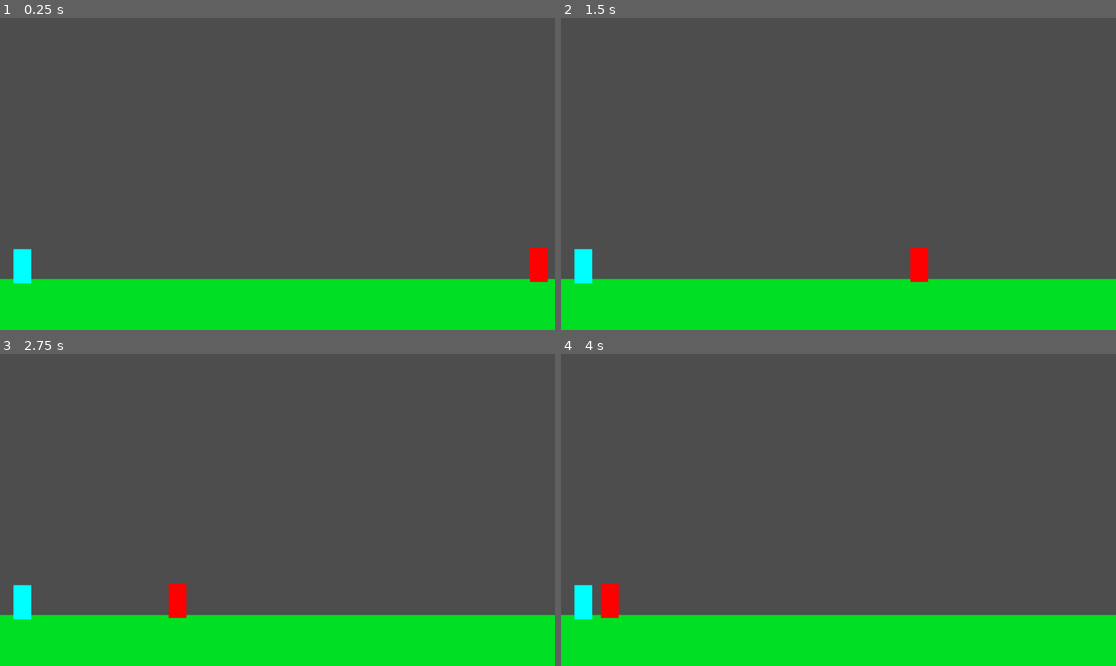
Above: before the commit, frames 1-4 (two rows, left to right).
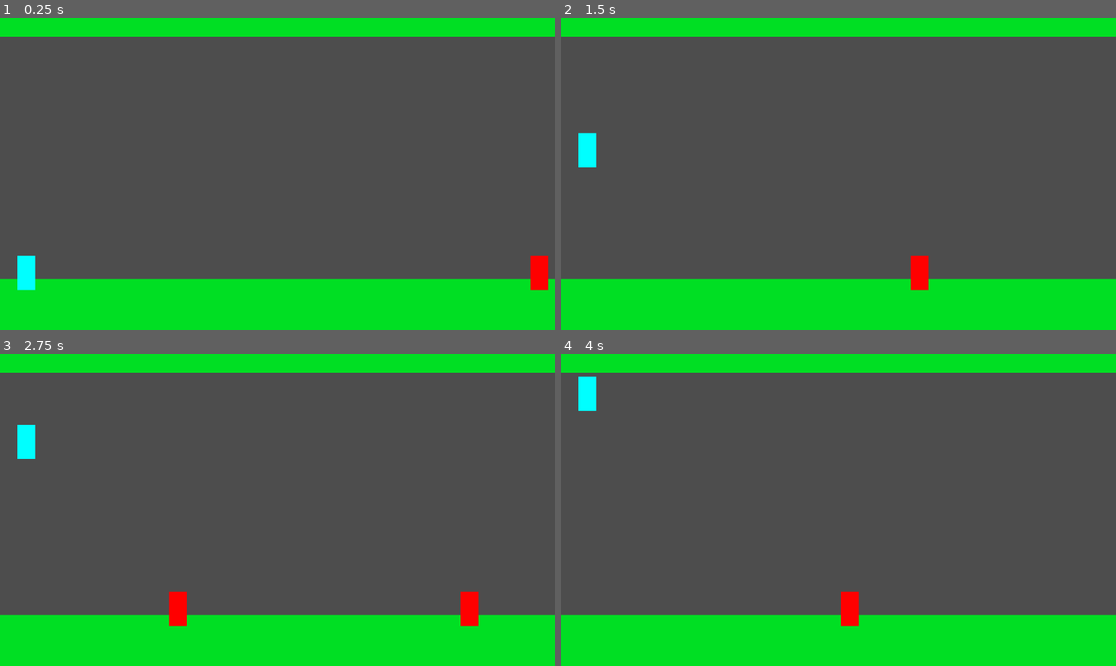
Above: after the commit, the same moments.

Repository: LuccasRMedeiros/InfiniteRunnerGodot
Game: Godot game, scene res://scenes/root.tscn
Two runs of this game, one before a commit and one after it. Both use one fixed random seed, a clock stepped at 60 frames per second and the inputs below.
Inputs:
- Up to frame 1 (0.25 s): no input
- Up to frame 2 (1.5 s): tap Space (ui_select) at 0.6, 0.77, 1.07, 1.35 s
- Up to frame 3 (2.75 s): tap Space (ui_select) at 1.52, 1.82, 2.1 s
- Up to frame 4 (4 s): tap Space (ui_select) at 2.85, 3.02, 3.32, 3.6, 3.77 s

The runs differ from the first frame. In frame 1, 6.5% of the frame differs, in the area x 0-100%, y 0-88%; in frame 2, 6.9%; in frame 3, 7.3%; in frame 4, 7.5%.

Commit message:
Testing enemy spawning

Diff:
--- a/actors/BasicEnemy.tscn
+++ b/actors/BasicEnemy.tscn
@@ -1,18 +1,14 @@
-[gd_scene load_steps=2 format=3 uid="uid://yd55x83mdako"]
+[gd_scene load_steps=2 format=3 uid="uid://icb1vkpk6skw"]
 
-[ext_resource type="Script" path="res://scripts/Enemy.gd" id="1_rnysw"]
+[ext_resource type="PackedScene" uid="uid://cvdv8ujujwdxb" path="res://actors/MovingObjectBase.tscn" id="1_aq0s6"]
 
-[node name="BasicEnemy" type="Node"]
+[node name="MovingObjectBase" instance=ExtResource("1_aq0s6")]
 
-[node name="Enemy" type="CharacterBody2D" parent="."]
-position = Vector2(1127, -2)
-script = ExtResource("1_rnysw")
-
-[node name="Polygon2D" type="Polygon2D" parent="Enemy"]
+[node name="Polygon2D" type="Polygon2D" parent="." index="0"]
 position = Vector2(-28.2, 67.5)
 color = Color(1, 0, 0, 1)
 polygon = PackedVector2Array(76, 483, 76, 412, 113, 412, 113, 483)
 
-[node name="CollisionPolygon2D" type="CollisionPolygon2D" parent="Enemy"]
+[node name="CollisionPolygon2D" type="CollisionPolygon2D" parent="." index="1"]
 position = Vector2(7.80005, 396.5)
 polygon = PackedVector2Array(31, 79, 31, 154, 77, 154, 77, 115.445, 77, 79)
--- /dev/null
+++ b/actors/MovingObjectBase.gd
@@ -0,0 +1,14 @@
+extends CharacterBody2D
+
+const SPEED = 300.0
+
+func _physics_process(delta):
+
+	velocity.x = SPEED * -1
+
+	move_and_slide()
+
+	if position.x < -10:
+		queue_free()
+
+	print("position.x = ", position.x)
--- /dev/null
+++ b/actors/MovingObjectBase.tscn
@@ -0,0 +1,6 @@
+[gd_scene load_steps=2 format=3 uid="uid://cvdv8ujujwdxb"]
+
+[ext_resource type="Script" path="res://actors/MovingObjectBase.gd" id="1_vl4jl"]
+
+[node name="MovingObjectBase" type="CharacterBody2D"]
+script = ExtResource("1_vl4jl")
--- /dev/null
+++ b/actors/Player.gd
@@ -0,0 +1,17 @@
+extends CharacterBody2D
+
+const JUMP_VELOCITY = -400.0
+
+# Get the gravity from the project settings to be synced with RigidBody nodes.
+var gravity = ProjectSettings.get_setting("physics/2d/default_gravity")
+
+func _physics_process(delta):
+	# Add the gravity.
+	if not is_on_floor():
+		velocity.y += gravity * delta
+
+	# Handle Jump.
+	if Input.is_action_just_pressed("ui_select"):
+		velocity.y = JUMP_VELOCITY
+
+	move_and_slide()
--- a/actors/Player.tscn
+++ b/actors/Player.tscn
@@ -1,6 +1,9 @@
-[gd_scene format=3 uid="uid://vk16t3j3pf1"]
+[gd_scene load_steps=2 format=3 uid="uid://vk16t3j3pf1"]
+
+[ext_resource type="Script" path="res://actors/Player.gd" id="1_16m0v"]
 
 [node name="CharacterBody2D" type="CharacterBody2D"]
+script = ExtResource("1_16m0v")
 
 [node name="Polygon2D" type="Polygon2D" parent="."]
 position = Vector2(-96.2, -446.5)
--- a/project.godot
+++ b/project.godot
@@ -15,6 +15,21 @@
 config/features=PackedStringArray("4.1", "GL Compatibility")
 config/icon="res://icon.svg"
 
+[input]
+
+ui_select={
+"deadzone": 0.5,
+"events": [Object(InputEventJoypadButton,"resource_local_to_scene":false,"resource_name":"","device":0,"button_index":3,"pressure":0.0,"pressed":false,"script":null)
+, Object(InputEventKey,"resource_local_to_scene":false,"resource_name":"","device":0,"window_id":0,"alt_pressed":false,"shift_pressed":false,"ctrl_pressed":false,"meta_pressed":false,"pressed":false,"keycode":32,"physical_keycode":0,"key_label":0,"unicode":32,"echo":false,"script":null)
+, Object(InputEventMouseButton,"resource_local_to_scene":false,"resource_name":"","device":-1,"window_id":0,"alt_pressed":false,"shift_pressed":false,"ctrl_pressed":false,"meta_pressed":false,"button_mask":0,"position":Vector2(0, 0),"global_position":Vector2(0, 0),"factor":1.0,"button_index":1,"canceled":false,"pressed":false,"double_click":false,"script":null)
+]
+}
+
+[input_devices]
+
+pointing/emulate_touch_from_mouse=true
+pointing/emulate_mouse_from_touch=false
+
 [rendering]
 
 renderer/rendering_method="gl_compatibility"
--- /dev/null
+++ b/scenes/enemy_spawner.gd
@@ -0,0 +1,21 @@
+extends Node2D
+
+var spawn_enemy = true
+
+func _ready():
+	pass
+
+# Called every frame. 'delta' is the elapsed time since the previous frame.
+func _process(delta):
+
+	if spawn_enemy:
+		spawn_enemy = false
+		await get_tree().create_timer(2.0, true, false, false).timeout
+
+		print("Should spawn enemy now")
+
+		var enemy = preload("res://actors/BasicEnemy.tscn").instantiate()
+		enemy.position.x = 1128
+		enemy.position.y = 16
+
+		add_child(enemy)
--- a/scenes/root.tscn
+++ b/scenes/root.tscn
@@ -1,24 +1,44 @@
-[gd_scene load_steps=2 format=3 uid="uid://dtg70jk4qkify"]
+[gd_scene load_steps=5 format=3 uid="uid://dtg70jk4qkify"]
 
-[ext_resource type="PackedScene" uid="uid://yd55x83mdako" path="res://actors/BasicEnemy.tscn" id="1_ayies"]
+[ext_resource type="Script" path="res://scenes/enemy_spawner.gd" id="1_8ivwv"]
+[ext_resource type="PackedScene" uid="uid://icb1vkpk6skw" path="res://actors/BasicEnemy.tscn" id="1_ayies"]
+[ext_resource type="PackedScene" uid="uid://vk16t3j3pf1" path="res://actors/Player.tscn" id="2_hs00m"]
+
+[sub_resource type="RectangleShape2D" id="RectangleShape2D_w317v"]
+size = Vector2(85.1424, 20)
 
 [node name="Root" type="Node2D"]
+script = ExtResource("1_8ivwv")
 
-[node name="Floor" type="Polygon2D" parent="."]
+[node name="Floor" type="StaticBody2D" parent="."]
+
+[node name="FloorColor" type="Polygon2D" parent="Floor"]
 position = Vector2(-18.4371, 50.4502)
 scale = Vector2(3.56287, 1.45)
 color = Color(0, 0.87451, 0.137255, 1)
 polygon = PackedVector2Array(-1, 339, 333, 339, 333, 439, 167, 439, -1, 439)
 
-[node name="Player" type="CharacterBody2D" parent="."]
+[node name="FloorColisionShape" type="CollisionShape2D" parent="Floor"]
+position = Vector2(571, 606)
+scale = Vector2(14.04, 4.08)
+shape = SubResource("RectangleShape2D_w317v")
 
-[node name="Polygon2D" type="Polygon2D" parent="Player"]
-position = Vector2(-48, 68)
-color = Color(0, 1, 1, 1)
-polygon = PackedVector2Array(76, 483, 76, 412, 113, 412, 113, 483)
+[node name="Roof" type="StaticBody2D" parent="."]
+position = Vector2(0, -648)
 
-[node name="CollisionPolygon2D" type="CollisionPolygon2D" parent="Player"]
-position = Vector2(-3, 397)
-polygon = PackedVector2Array(31, 79, 31, 154, 77, 154, 77, 79)
+[node name="RoofColor" type="Polygon2D" parent="Roof"]
+position = Vector2(-18.4371, 50.4502)
+scale = Vector2(3.56287, 1.45)
+color = Color(0, 0.87451, 0.137255, 1)
+polygon = PackedVector2Array(-1, 339, 333, 339, 333, 439, 167, 439, -1, 439)
+
+[node name="RoofColisionShape" type="CollisionShape2D" parent="Roof"]
+position = Vector2(571, 632)
+scale = Vector2(14.04, 4.08)
+shape = SubResource("RectangleShape2D_w317v")
 
 [node name="BasicEnemy" parent="." instance=ExtResource("1_ayies")]
+position = Vector2(1128, 16)
+
+[node name="CharacterBody2D" parent="." instance=ExtResource("2_hs00m")]
+position = Vector2(56, 528)
